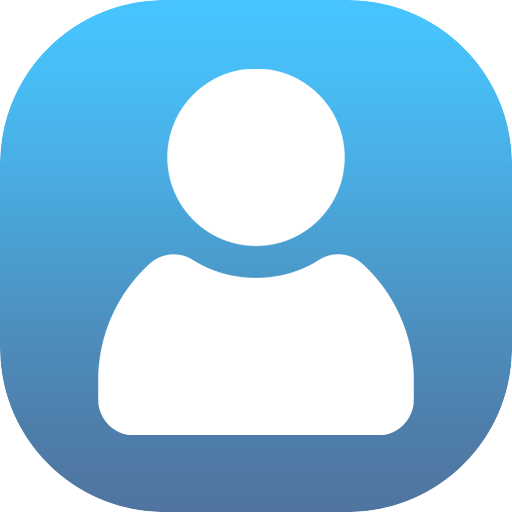
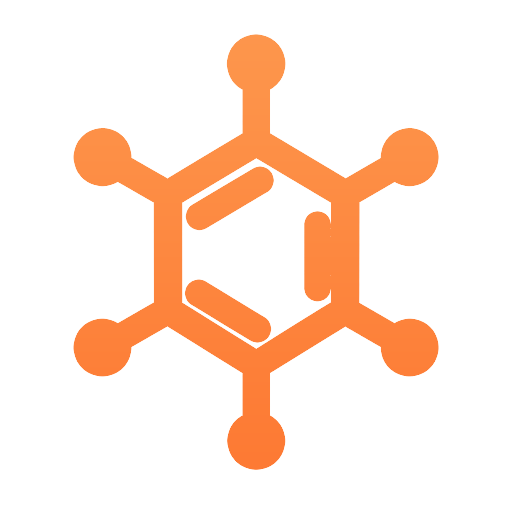
Two versions of the same layered image (512 × 512). Layer-by-layer changes:
added group "Группа 1 копия 3" with 1 layers above "Группа 1 копия 2" over box(79, 40, 433, 464)
added layer "Слой 4" in group "Группа 1 копия 3" over box(79, 40, 433, 464)
hid group "Группа 1" (4 layers) over box(0, 0, 512, 512)